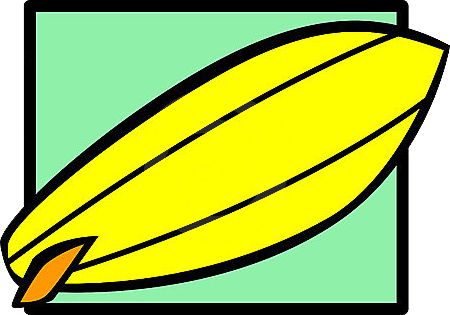
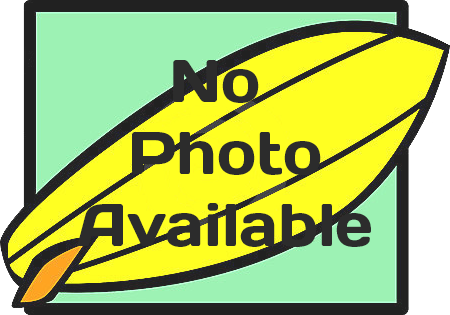
Comparing the layer stacks of the two w=450, h=315 images. Changes:
added layer "No Photo Available" above "Background copy" over [77, 60, 371, 247]
"Background copy": opacity 100% → 87% over [0, 0, 450, 315]
